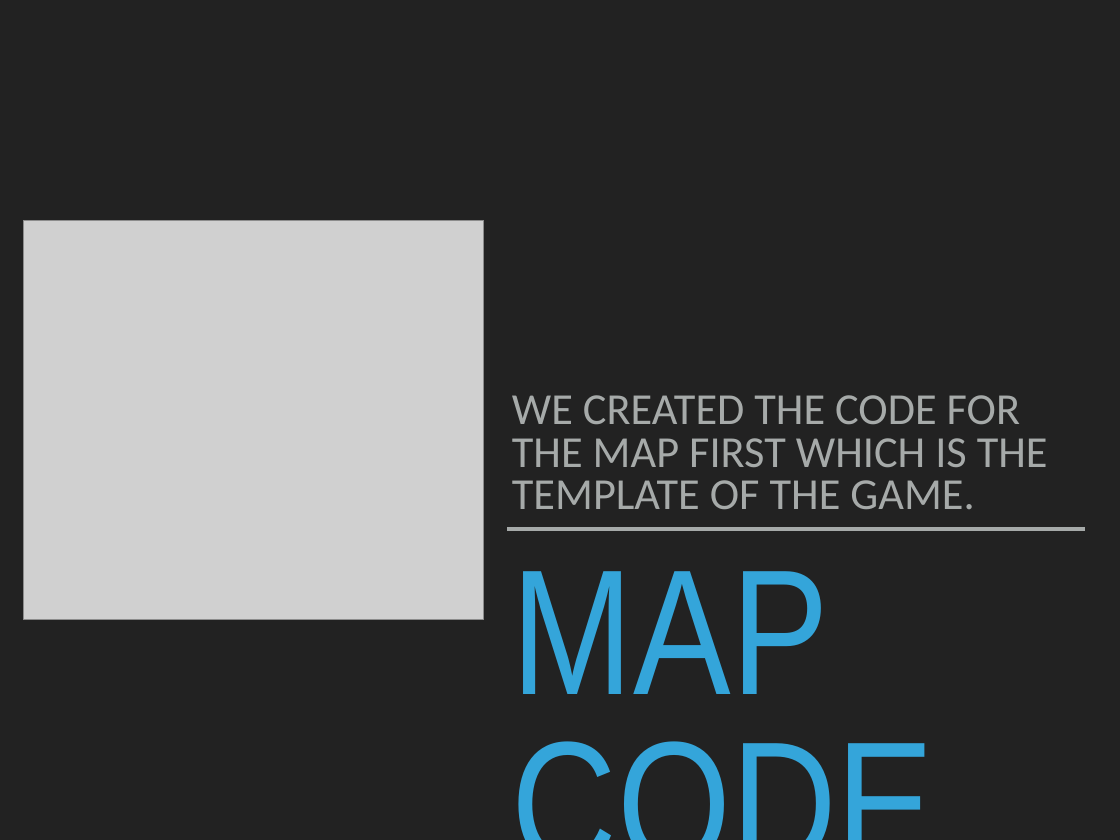
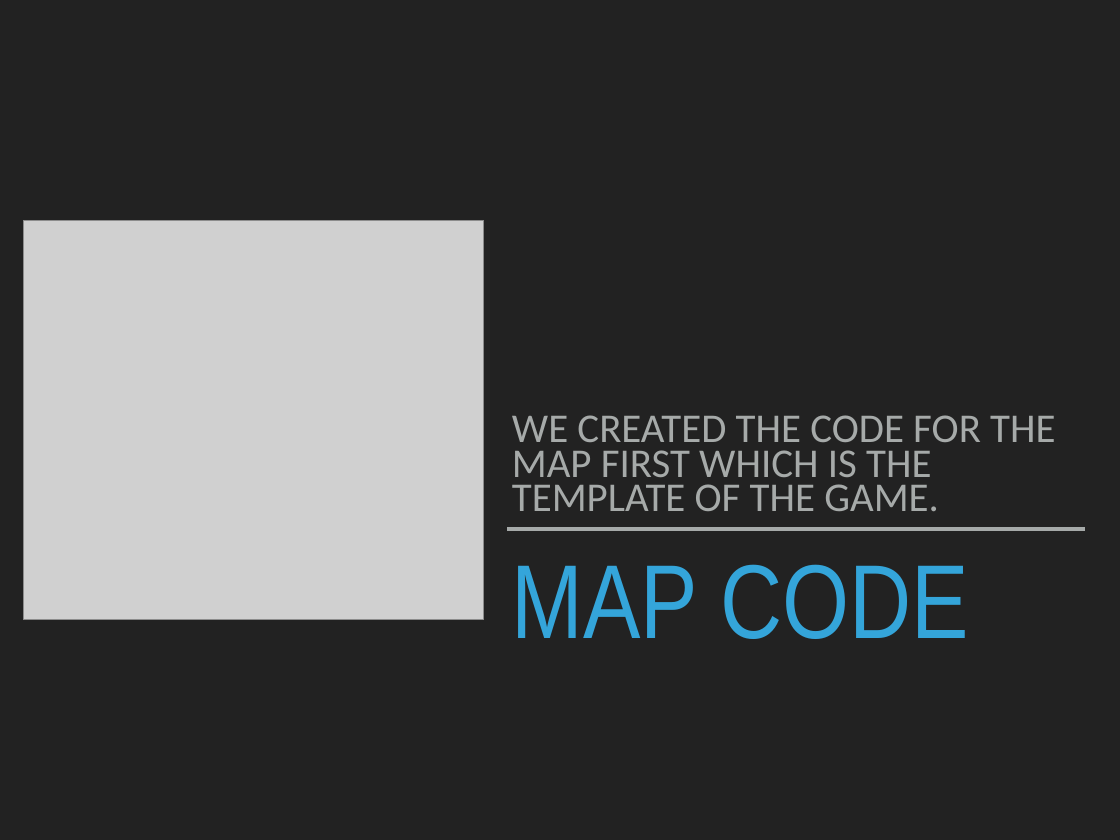
Before and after one commit to hodgyj/Game, a slide deck: slide 3 of Misadventure.pptx. Drawn at 1120x840 pixels with LibreOffice and Linux fonts; fonts in the diff are those of the drawing; grey boxes stand for pictures. Boxes give left, top, right and bottom in pixels: in the first picture for what was removed or moved away, otherwise in the second. Text is boxed around its words. In the diff, an @@ line names an element or a change of style, - is before the commit and + after.

```diff
--- a/Misadventure.pptx
+++ b/Misadventure.pptx
@@ text "WE CREATED THE CODE FOR ..." at [512,415,1055,511]: size 40.5 to 37.5 pt; line spacing 0.8 to 0.7 @@
@@ title "MAP CODE" at [512,564,969,639]: size 163.2 to 96 pt @@
```
Also in this commit, not shown: 4 other slides changed.
